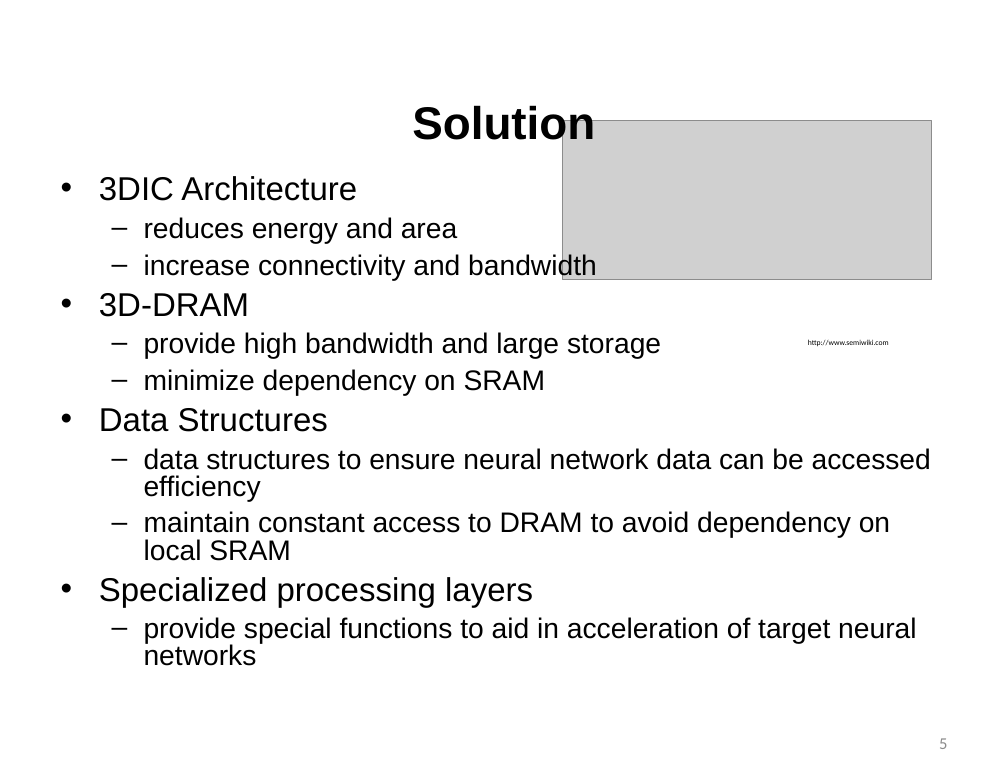
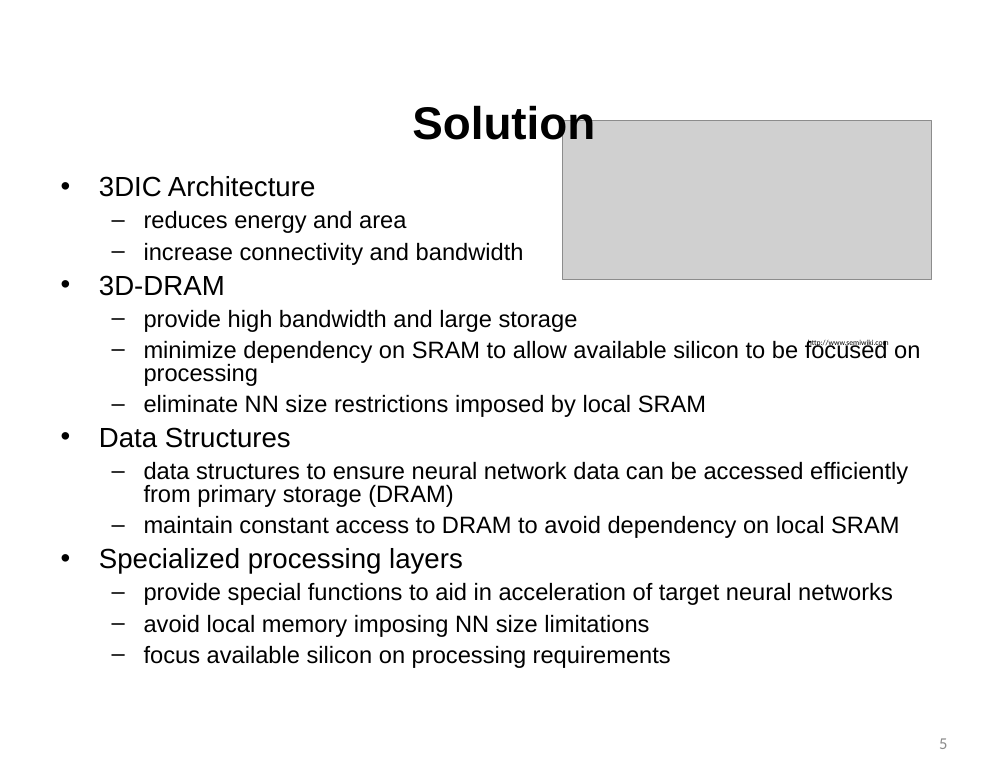
Before and after one commit to lbbaker5900/ece-cortical-MainResearch, a slide deck: slide 5 of 3DSystem/DOC/Status.pptx. Drawn at 1008x779 pixels with LibreOffice and Linux fonts; fonts in the diff are those of the drawing; grey boxes stand for pictures; background and template pictures are left out. Boxes give left, top, right and bottom in pixels: in the first picture for what was removed or moved away, otherwise in the second. Text is boxed around its words. In the diff, an @@ line names an element or a change of style, - is before the commit and + after.

```diff
--- a/3DSystem/DOC/Status.pptx
+++ b/3DSystem/DOC/Status.pptx
@@ text at [99,176,899,605]: size 25.9 to 21.7 pt in "3DIC Architecture", "3D-DRAM", "Data Structures", "Specialized processing layers"; size 22.2 to 18.6 pt in "reduces energy and area", "increase connectivity and bandwidth", "provide high bandwidth and large storage", "maintain constant access to DRAM to avoid ..." and 1 more places @@
@@ text at [144,339,920,417]: text changed; size 22.2 to 18.6 pt @@
-  – minimize dependency on SRAM
+  – minimize dependency on SRAM to allow available silicon to be focused on processing
+  – eliminate NN size restrictions imposed by local SRAM
@@ text at [144,462,908,507]: text changed; size 22.2 to 18.6 pt @@
-  – data structures to ensure neural network data can be accessed efficiency
+  – data structures to ensure neural network data can be accessed efficiently from primary storage (DRAM)
@@ text at [144,615,671,668]: paragraphs added @@
+  – avoid local memory imposing NN size limitations
+  – focus available silicon on processing requirements
```
Also in this commit, not shown: 6 other slides changed, 2 slides added, 5 slides removed, 5 other files.
